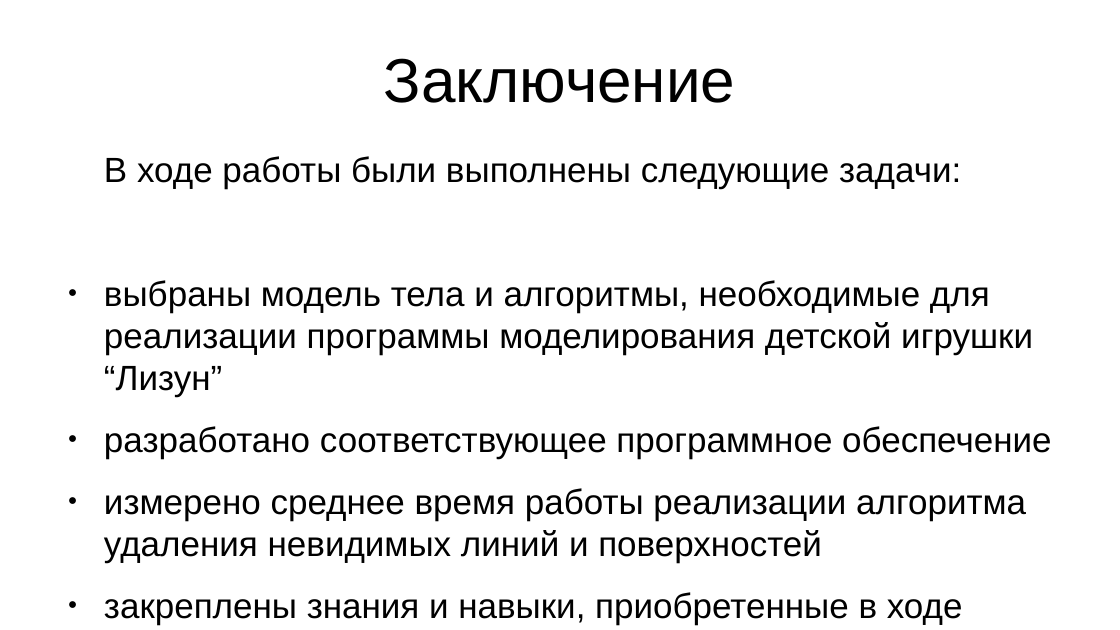
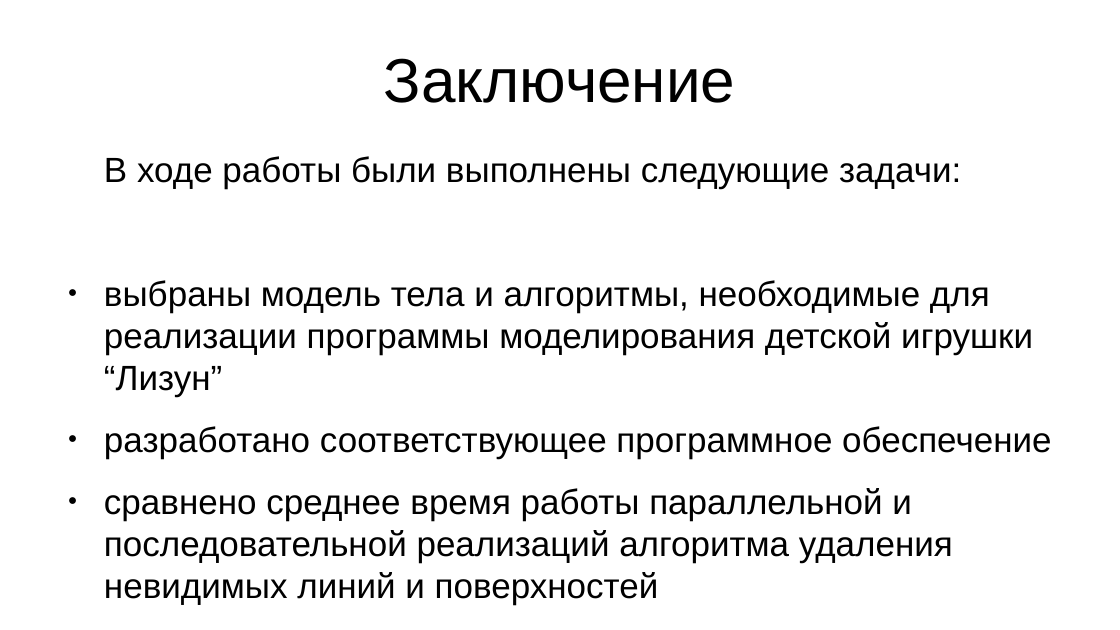
Before and after one commit to agarmirus/slime_toy_course_project, a slide deck: slide 18 of docs/pres/pres.odp. Drawn at 1120x630 pixels with LibreOffice and Linux fonts; fonts in the diff are those of the drawing. Boxes give left, top, right and bottom in pixels: in the first picture for what was removed or moved away, otherwise in the second. Text is boxed around its words. In the diff, an @@ line names an element or a change of style, - is before the commit and + after.

```diff
--- a/docs/pres/pres.odp
+++ b/docs/pres/pres.odp
@@ text at box(104, 488, 953, 605): text changed @@
-● измерено среднее время работы реализации алгоритма удаления невидимых линий и поверхностей
+● сравнено среднее время работы параллельной и последовательной реализаций алгоритма удаления невидимых линий и поверхностей
```
Also in this commit, not shown: 1 other slide changed, 6 other files.
